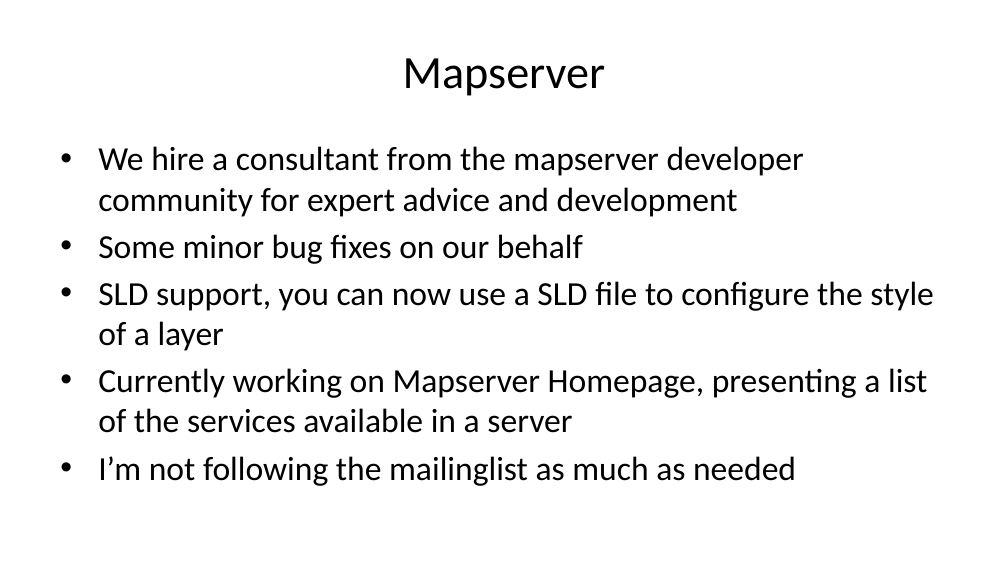
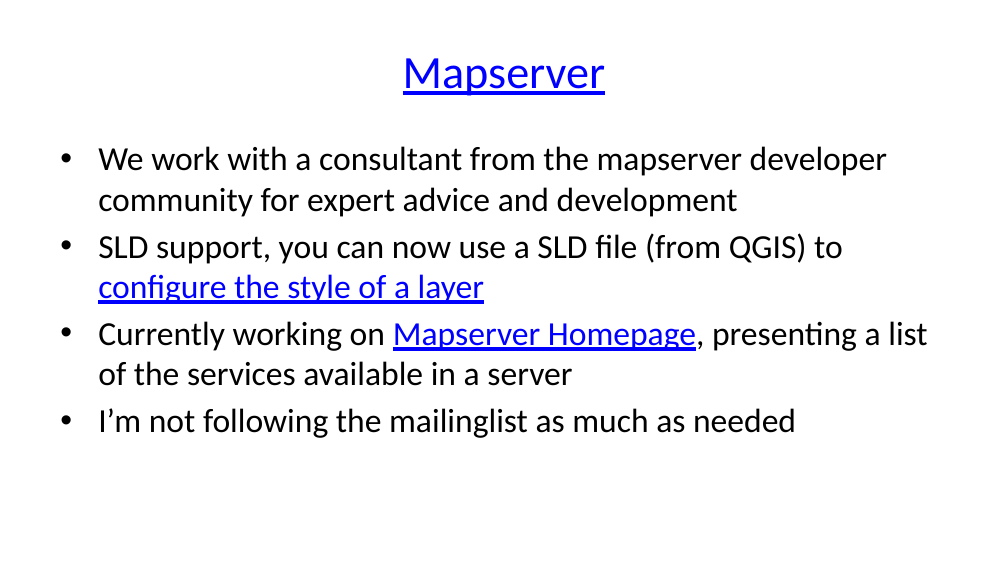
Before and after one commit to pvgenuchten/slides, a slide deck: slide 9 of slides/20250703-foss4gnl-opensource-at-isric.pptx. Drawn at 1008x567 pixels with LibreOffice and Linux fonts; fonts in the diff are those of the drawing. Boxes give left, top, right and bottom in pixels: in the first picture for what was removed or moved away, otherwise in the second. Text is boxed around its words. In the diff, an @@ line names an element or a change of style, - is before the commit and + after.

```diff
--- a/slides/20250703-foss4gnl-opensource-at-isric.pptx
+++ b/slides/20250703-foss4gnl-opensource-at-isric.pptx
@@ title "Mapserver" at [403, 58, 606, 96]: text colour #000000 to #0000FF, underline on @@
@@ text at [98, 146, 887, 304]: text changed @@
-• We hire a consultant from the mapserver developer community for expert advice and development
-• Some minor bug fixes on our behalf
-• SLD support, you can now use a SLD file to configure the style of a layer
+• We work with a consultant from the mapserver developer community for expert advice and development
+• SLD support, you can now use a SLD file (from QGIS) to configure the style of a layer
@@ text at [98, 321, 927, 386]: text colour #000000 to #0000FF, underline on in "Mapserver Homepage," @@
```
Also in this commit, not shown: 10 other slides changed, 1 slide added, 2 slides removed, 8 other files.
